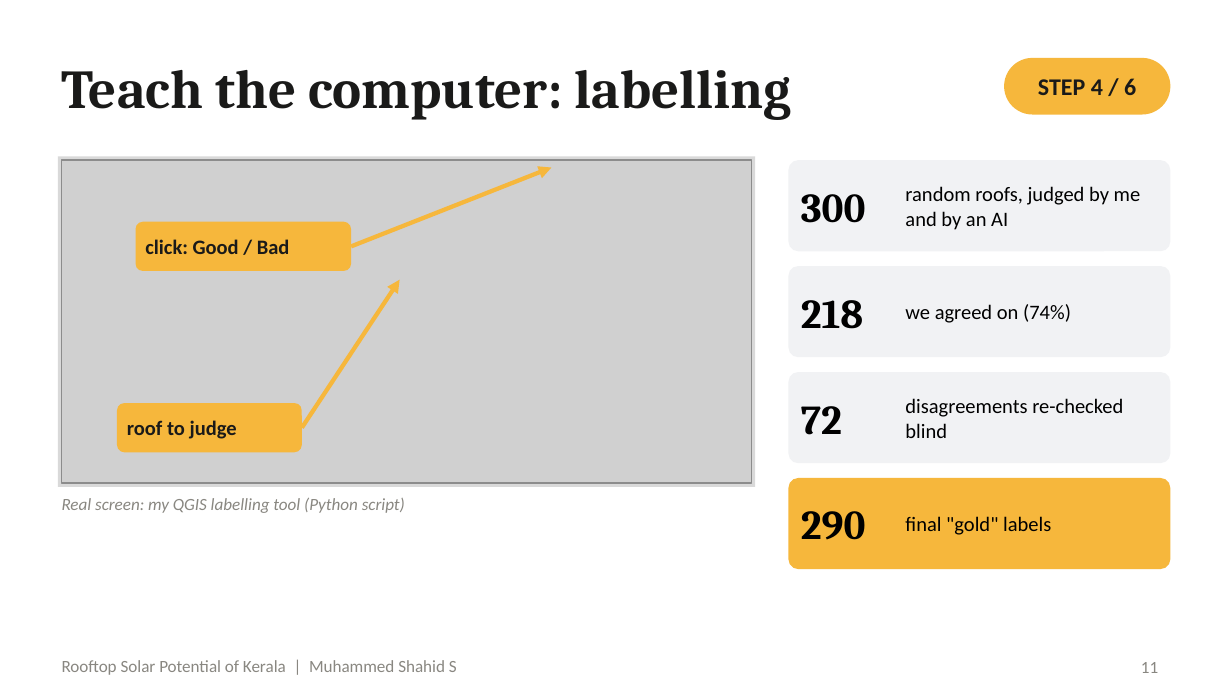
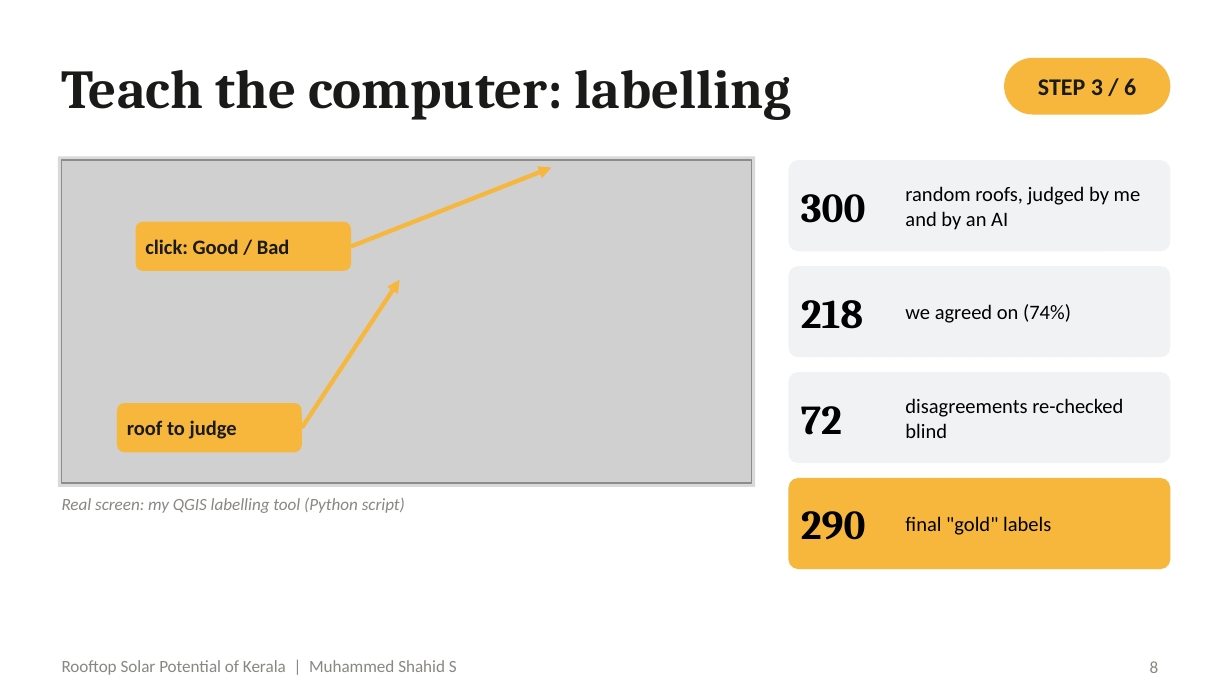
Before and after one commit to muhammedshahidsds25-collab/kerala-rooftop-solar, a slide deck: slide 8 of presentation/Rooftop_Solar_Kerala_Final_v3.pptx (slide 11 before the commit). Drawn at 1232x693 pixels with LibreOffice and Linux fonts; fonts in the diff are those of the drawing; grey boxes stand for pictures. Boxes give left, top, right and bottom in pixels: in the first picture for what was removed or moved away, otherwise in the second. Text is boxed around its words. In the diff, an @@ line names an element or a change of style, - is before the commit and + after.

```diff
--- a/presentation/Rooftop_Solar_Kerala_Final_v3.pptx
+++ b/presentation/Rooftop_Solar_Kerala_Final_v3.pptx
@@ text at [1038, 78, 1136, 95]: text changed @@
-STEP 4 / 6
+STEP 3 / 6
@@ page number at [1150, 661, 1159, 673]: text changed @@
-11
+8
```
Also in this commit, not shown: 4 other slides changed, 1 other file.
